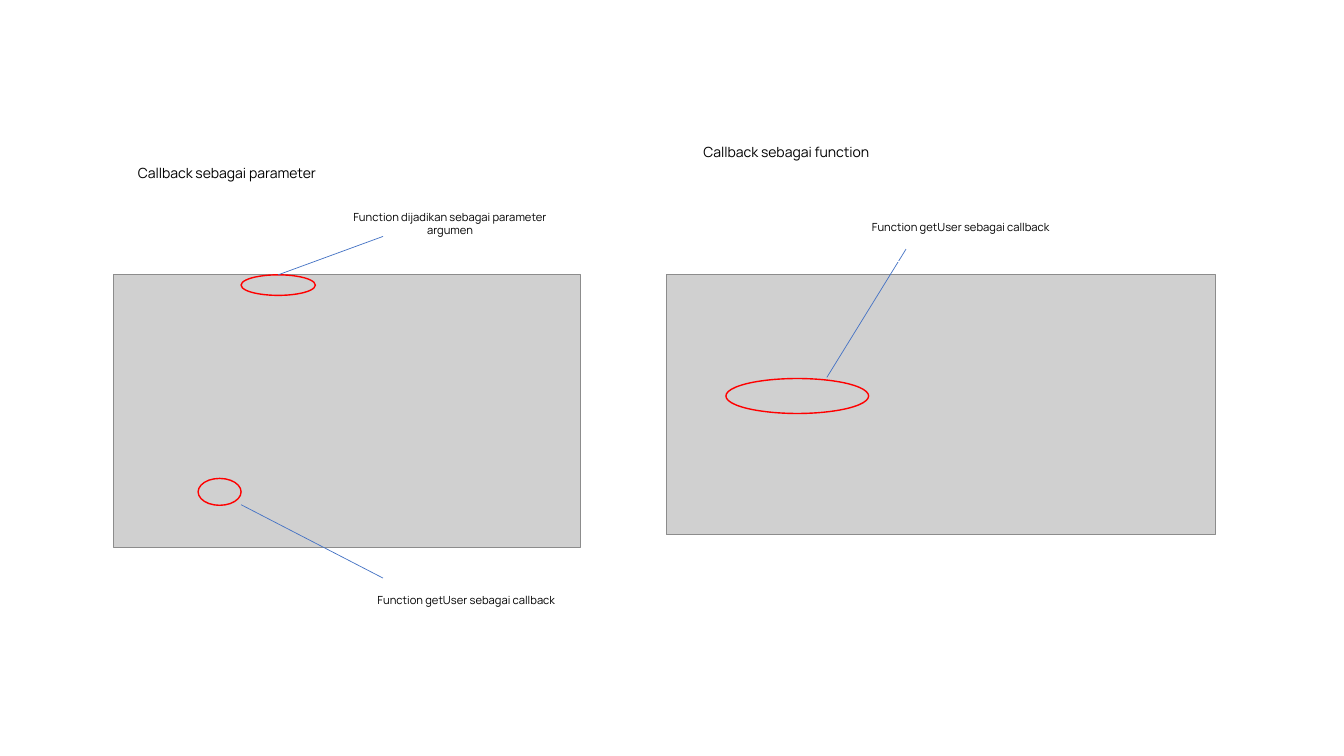
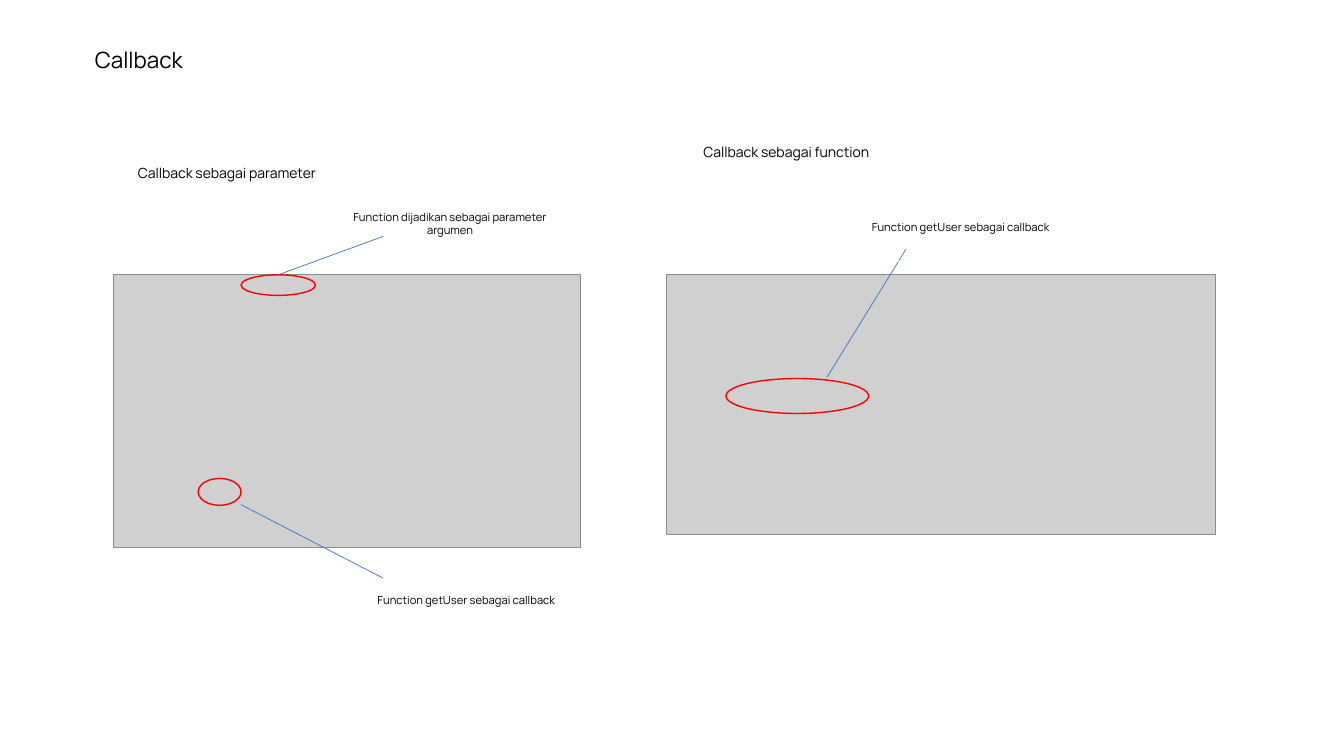
Before and after one commit to saddam-satria/learning-material, a slide deck: slide 5 of march/week-1/meeting-2/PPT.pptx (slide 3 before the commit). Drawn at 1344x756 pixels with LibreOffice and Linux fonts; fonts in the diff are those of the drawing; grey boxes stand for pictures. Boxes give left, top, right and bottom in pixels: in the first picture for what was removed or moved away, otherwise in the second. Text is boxed around its words. In the diff, an @@ line names an element or a change of style, - is before the commit and + after.

```diff
--- a/march/week-1/meeting-2/PPT.pptx
+++ b/march/week-1/meeting-2/PPT.pptx
@@ text added at [95, 51, 183, 69], 16 pt, text #000000 @@
+Callback
```
Also in this commit, not shown: 8 other slides changed, 2 slides added, 9 other files.
